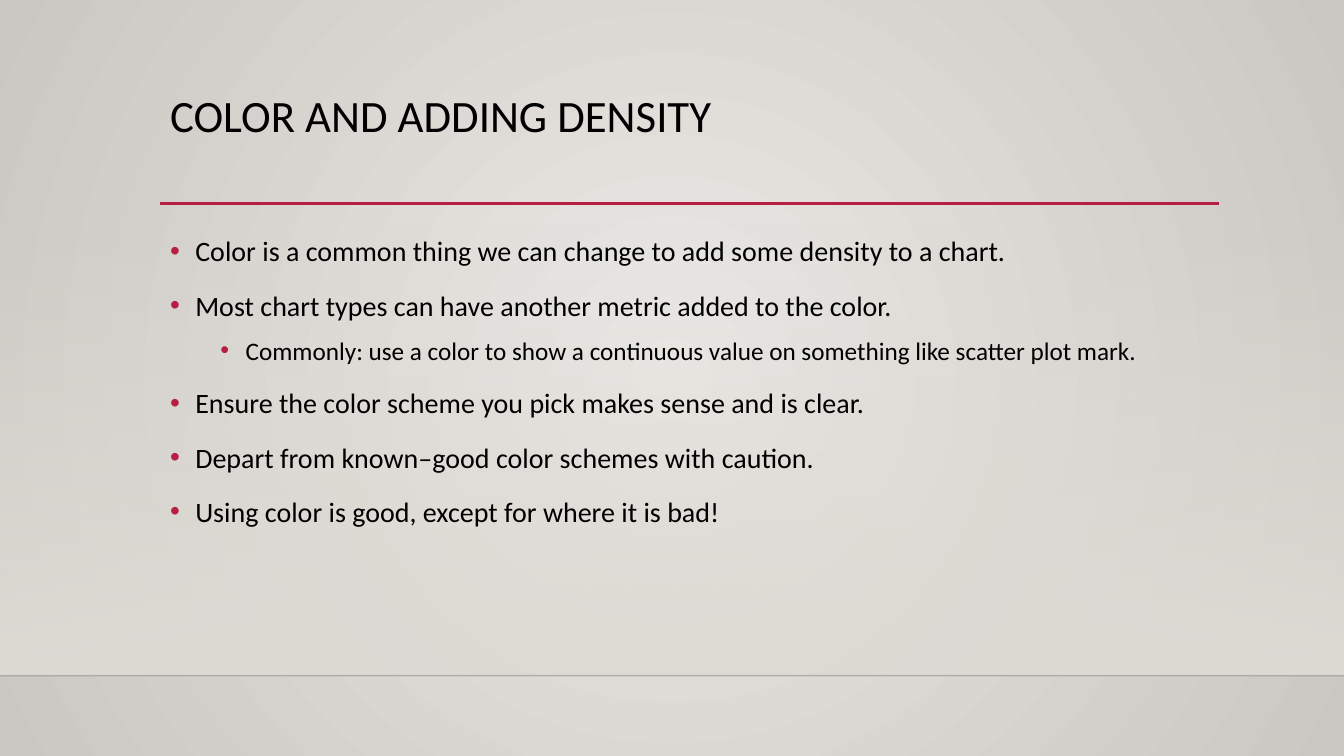
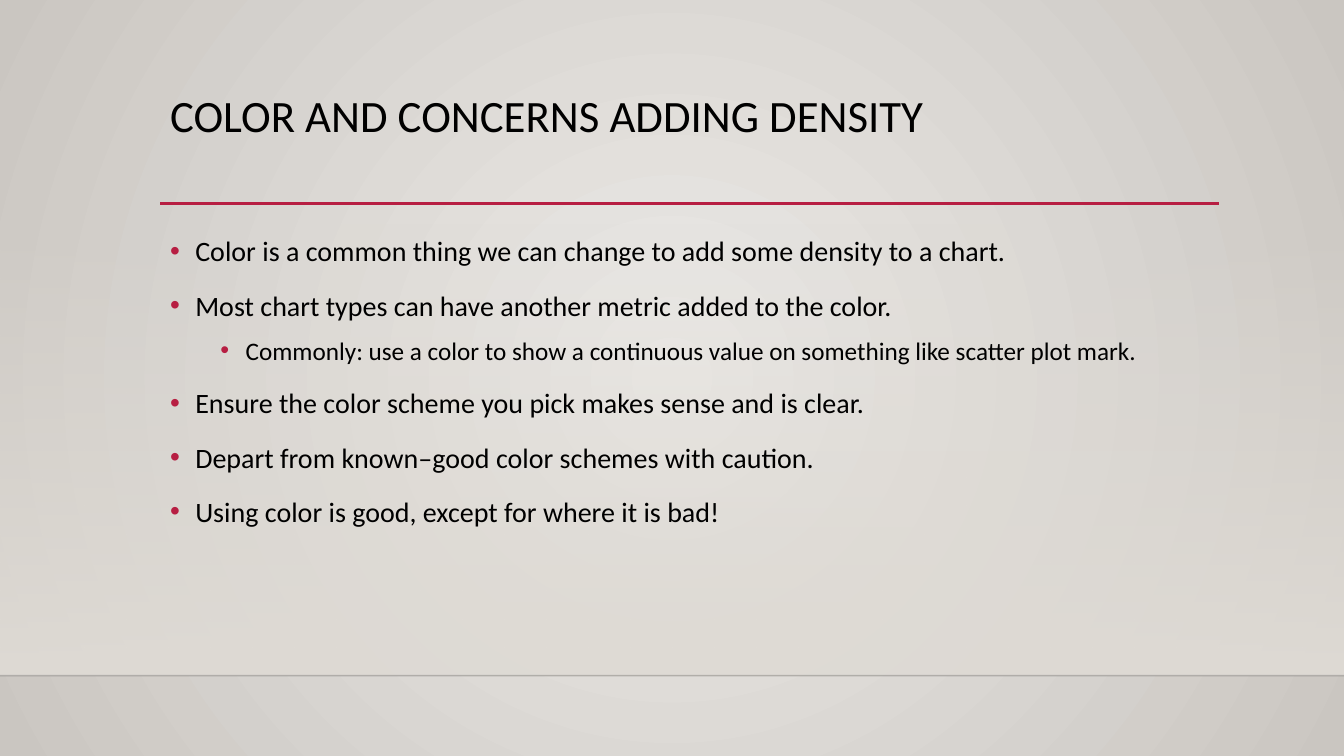
Before and after one commit to AkeemSemper/ml_datasets, a slide deck: slide 20 of slides/chapter_4.pptx. Drawn at 1344x756 pixels with LibreOffice and Linux fonts; fonts in the diff are those of the drawing; background and template pictures are left out. Boxes give left, top, right and bottom in pixels: in the first picture for what was removed or moved away, otherwise in the second. Text is boxed around its words. In the diff, an @@ line names an element or a change of style, - is before the commit and + after.

```diff
--- a/slides/chapter_4.pptx
+++ b/slides/chapter_4.pptx
@@ title at (x1=170, y1=103, x2=923, y2=133): text changed @@
-COLOR AND ADDING DENSITY
+COLOR AND CONCERNS ADDING DENSITY
```
Also in this commit, not shown: 3 other slides changed, 4 other files.
